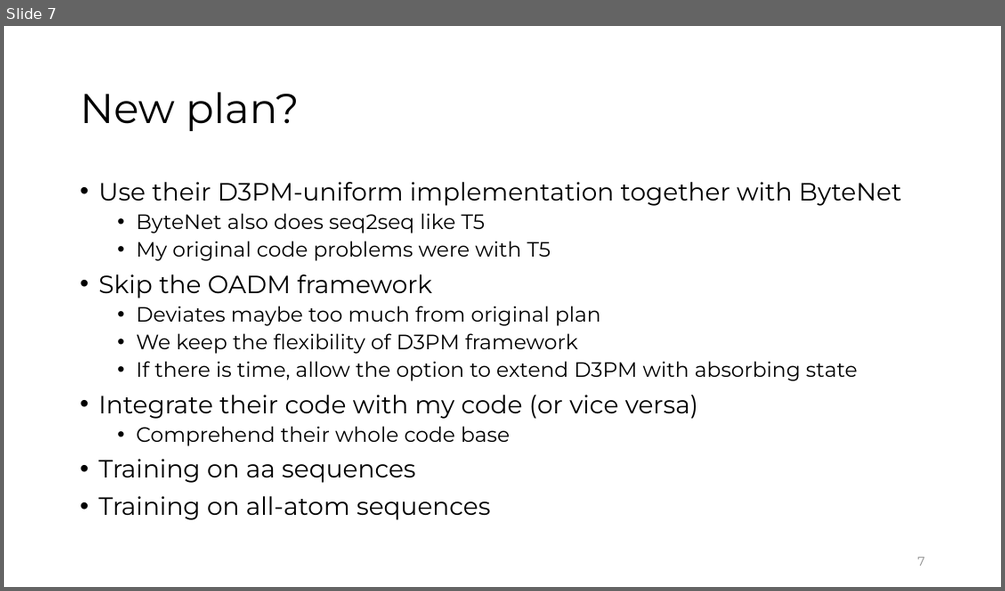
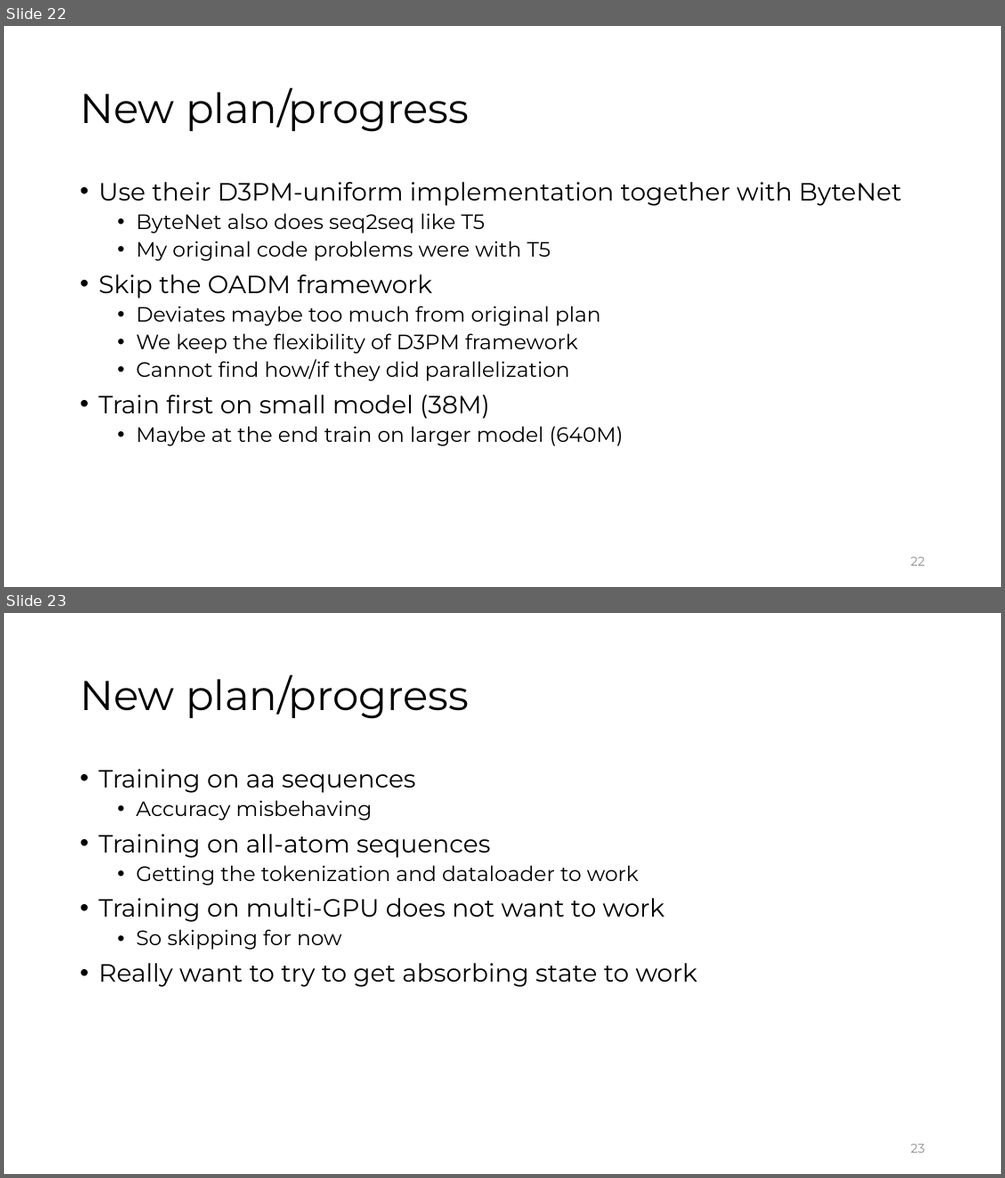
Before and after one commit to gadmiraal/Generative-AI-for-bio-molecule-design-notes, a slide deck: Master Thesis/Weekly updates/Weekly_Update_24.pptx. Shown one above the other, each under a label of ours: slide 7 before the commit, slides 22 and 23 after it. The pictures are 1005x591 and 1005x1178 pixels, drawn with LibreOffice and Linux fonts; fonts in the diff are those of the drawing. Boxes give left, top, right and bottom in pixels: in the first picture for what was removed or moved away, otherwise in the second. Text is boxed around its words. In the diff, an @@ line names an element or a change of style, - is before the commit and + after.

```diff
--- a/Master Thesis/Weekly updates/Weekly_Update_24.pptx
+++ b/Master Thesis/Weekly updates/Weekly_Update_24.pptx
@@ slide 23 added at (4, 613, 1001, 1174), background #FFFFFF @@
@@ title added at (80, 674, 469, 719), 40 pt, text #000000 @@
+New plan/progress
@@ text added at (98, 769, 698, 987), 24 pt, text #000000 @@
+• Training on aa sequences
+  • Accuracy misbehaving
+• Training on all-atom sequences
+  • Getting the tokenization and dataloader to work
+• Training on multi-GPU does not want to work
+  • So skipping for now
+• Really want to try to get absorbing state to work
@@ page number added at (911, 1143, 925, 1152), 12 pt, text #8C8C8C @@
+23
@@ what was slide 7 is now slide 22 @@
@@ slide 22 changed as well @@
@@ title at (80, 87, 469, 132): text changed @@
-New plan?
+New plan/progress
@@ text at (98, 359, 623, 446): text changed; size 24 to 20 pt @@
-  • If there is time, allow the option to extend D3PM with absorbing state
-• Integrate their code with my code (or vice versa)
-  • Comprehend their whole code base
-• Training on aa sequences
-• Training on all-atom sequences
+  • Cannot find how/if they did parallelization
+• Train first on small model (38M)
+  • Maybe at the end train on larger model (640M)
@@ page number at (911, 556, 925, 565): text changed @@
-7
+22
```
Also in this commit, not shown: 3 other slides changed, 16 other slides added, 2 slides removed, 1 other file.
